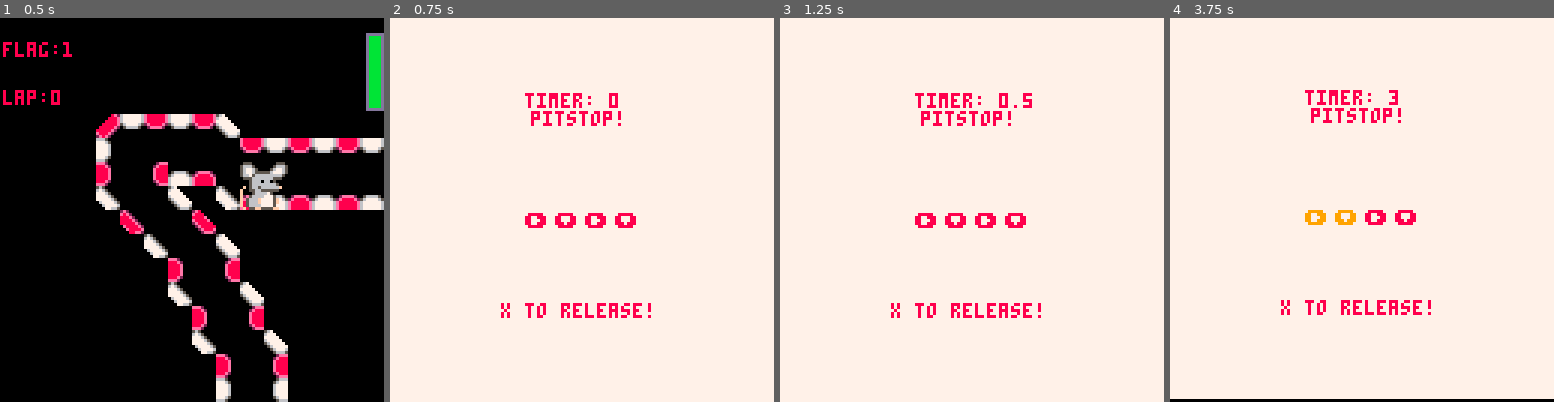
Above: before the commit, frames 1-4 (left to right).
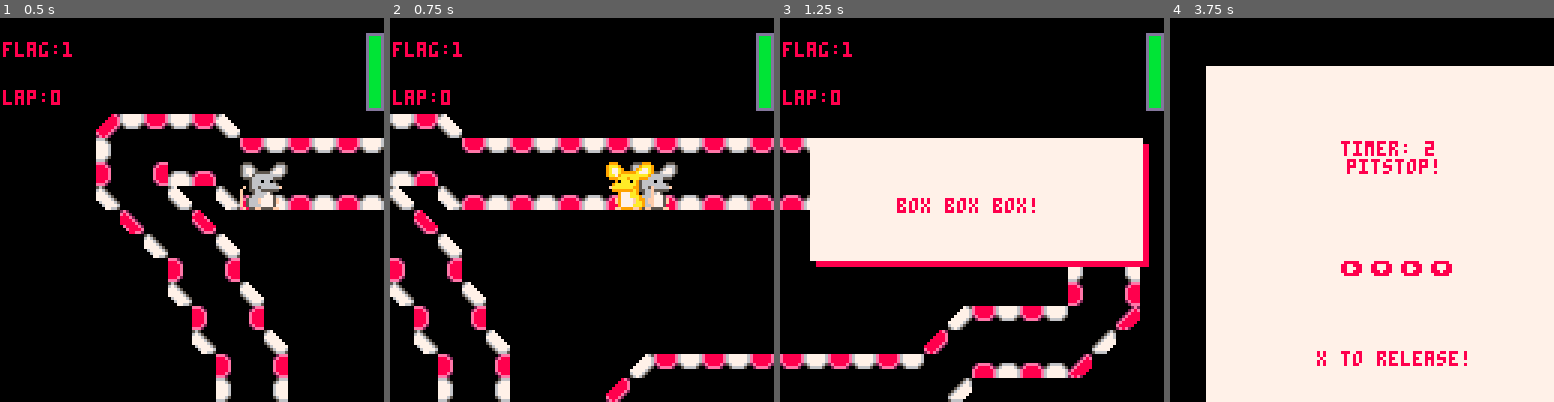
Above: after the commit, the same moments.

Repository: mmckendry/GrandPrixP8
Game: PICO-8 cartridge grandprix.p8
Two runs of this game, one before a commit and one after it. Both use one fixed random seed, a clock stepped at 60 frames per second and the inputs below.
Inputs:
- Up to frame 1 (0.5 s): tap X (X key) at 0.33 s
- Up to frame 2 (0.75 s): tap O (Z key) at 0.7 s
- Up to frame 3 (1.25 s): tap X (X key) at 1.07 s
- Up to frame 4 (3.75 s): hold Right 1.6-2.1 s; tap O (Z key) every 0.4 s from 1.7 to 3.7 s; tap X (X key) at 1.85, 2.97 s; hold Up 2.15-2.42 s; hold Right 2.47-3.03 s; hold Left 3.08-3.58 s; hold Down from 3.63 s (still down)

Frame 1 is identical in both runs. In frame 2, 96% of the frame differs, in the area x 0-100%, y 0-100%; in frame 3, 72%; in frame 4, 25%.

Commit message:
small code refactoring

Diff:
--- a/grandprix.p8
+++ b/grandprix.p8
@@ -98,8 +98,8 @@
 end
 
 function draw_player()
-   palt(11,true) --hide pink
-   palt(0,false) --show black
+   palt(11,true)
+   palt(0,false)
    anim_player(p)
    spr(p.drive[p.d][p.f],player[2]["cx"]*8,player[2]["cy"]*8,2,2)
 end
@@ -347,7 +347,7 @@
   is_pitstop=true
   set_textwindow(text,8,7,8)
  end
- if(btnp(🅾️)) then
+ if(btnp(🅾️) and is_pitstop == true) then
   display=false
   fuel=10
   scene=3
